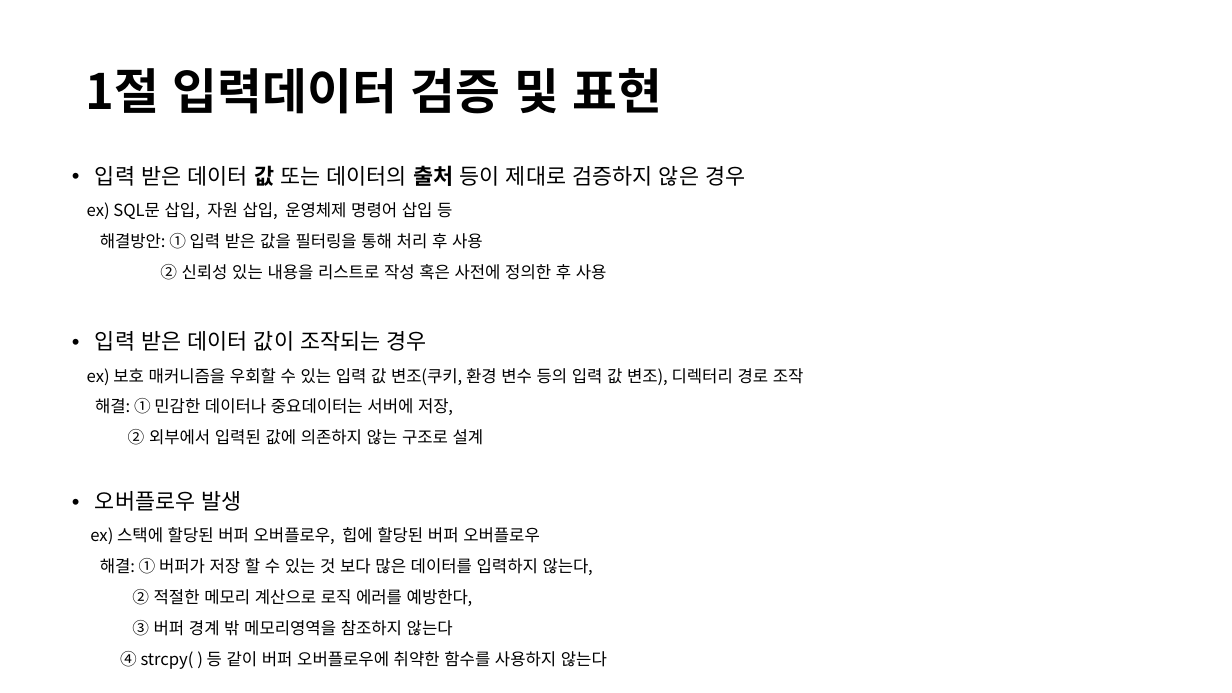
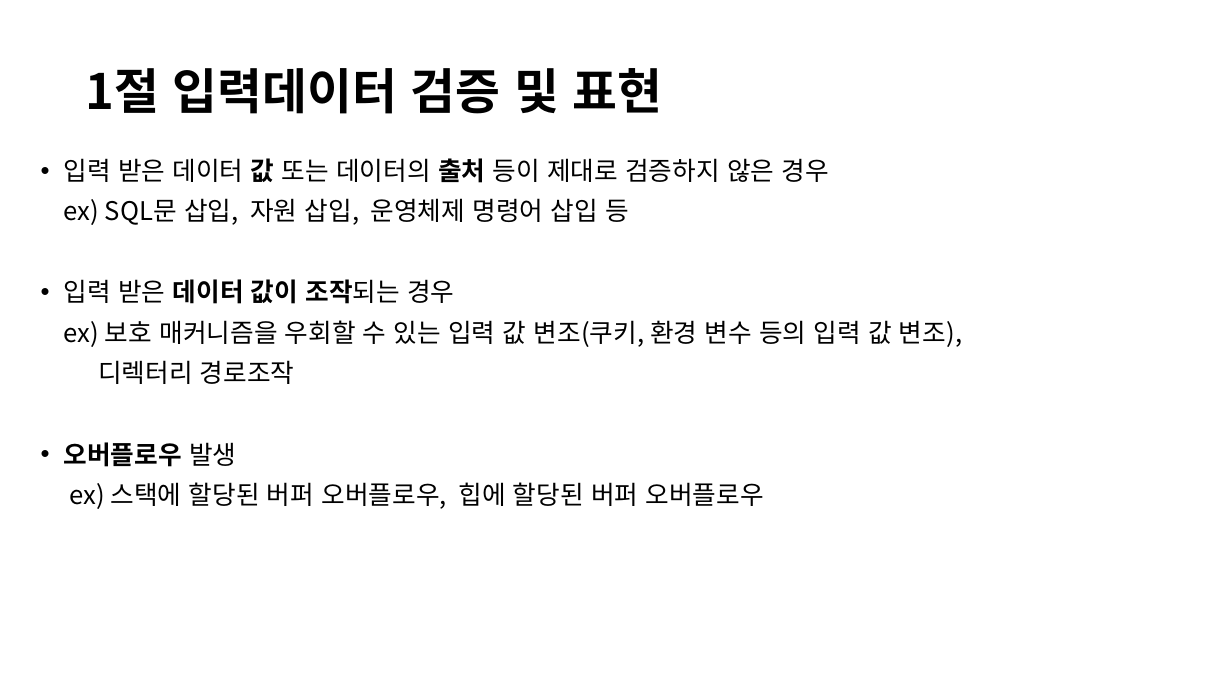
Before and after one commit to Klaxon9718/YUHAN_-security, a slide deck: slide 5 of 발표자료/Secure Coding 발표자료(수정).pptx. Drawn at 1232x693 pixels with LibreOffice and Linux fonts; fonts in the diff are those of the drawing. Boxes give left, top, right and bottom in pixels: in the first picture for what was removed or moved away, otherwise in the second. Text is boxed around its words. In the diff, an @@ line names an element or a change of style, - is before the commit and + after.

```diff
--- a/발표자료/Secure Coding 발표자료(수정).pptx
+++ b/발표자료/Secure Coding 발표자료(수정).pptx
@@ text "입력 받은 데이터 값 또는 ..." moved from (x1=87, y1=165, x2=804, y2=669) to (x1=64, y1=158, x2=962, y2=509) @@
@@ text at (x1=64, y1=158, x2=829, y2=509): size 17 to 20 pt in "입력 받은 데이터 값 또는 데이터의 출처 ...", "입력 받은 데이터 값이 조작되는 경우", "오버플로우 발생"; size 13 to 20 pt in "ex) SQL문 삽입, 자원 삽입, 운영체제 명령어 ...", "ex) 스택에 할당된 버퍼 오버플로우, 힙에 할당된 ..."; bold on in "데이터 값이 조작되는", "오버플로우" @@
@@ text at (x1=100, y1=233, x2=607, y2=280): paragraphs removed @@
-해결방안: ① 입력 받은 값을 필터링을 통해 처리 후 사용
-② 신뢰성 있는 내용을 리스트로 작성 혹은 사전에 정의한 후 사용
@@ text at (x1=64, y1=320, x2=962, y2=384): text changed; size 13 to 20 pt @@
-ex) 보호 매커니즘을 우회할 수 있는 입력 값 변조(쿠키, 환경 변수 등의 입력 값 변조), 디렉터리 경로 조작
-해결: ① 민감한 데이터나 중요데이터는 서버에 저장,
-② 외부에서 입력된 값에 의존하지 않는 구조로 설계
+ex) 보호 매커니즘을 우회할 수 있는 입력 값 변조(쿠키, 환경 변수 등의 입력 값 변조),
+디렉터리 경로조작
@@ text at (x1=100, y1=558, x2=607, y2=669): paragraphs removed @@
-해결: ① 버퍼가 저장 할 수 있는 것 보다 많은 데이터를 입력하지 않는다,
-② 적절한 메모리 계산으로 로직 에러를 예방한다,
-③ 버퍼 경계 밖 메모리영역을 참조하지 않는다
-④ strcpy( ) 등 같이 버퍼 오버플로우에 취약한 함수를 사용하지 않는다
```
Also in this commit, not shown: 1 other file.
